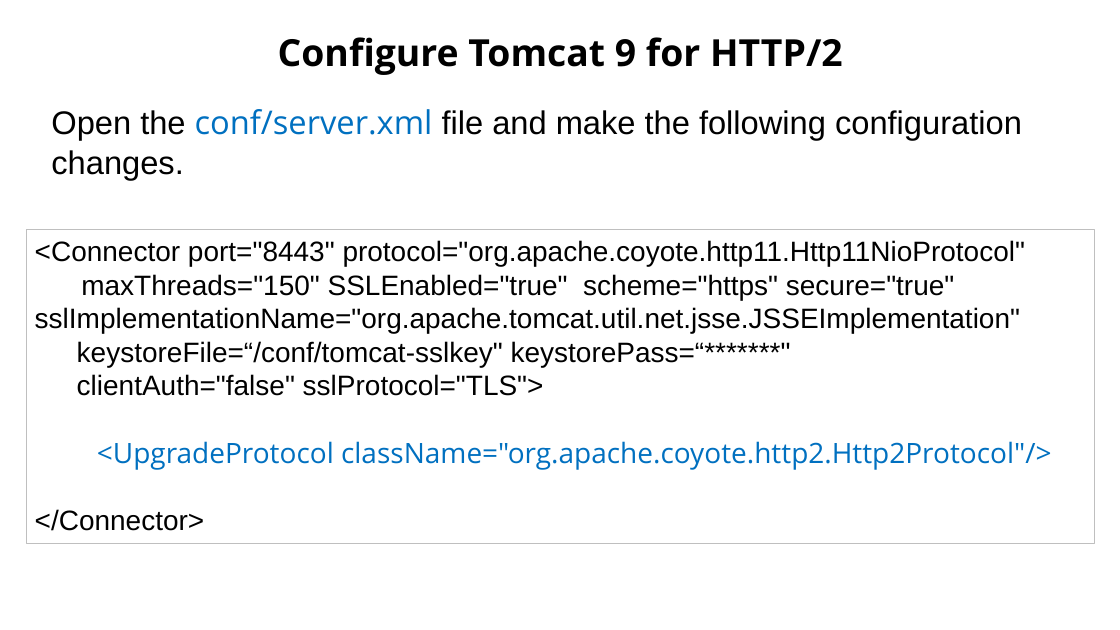
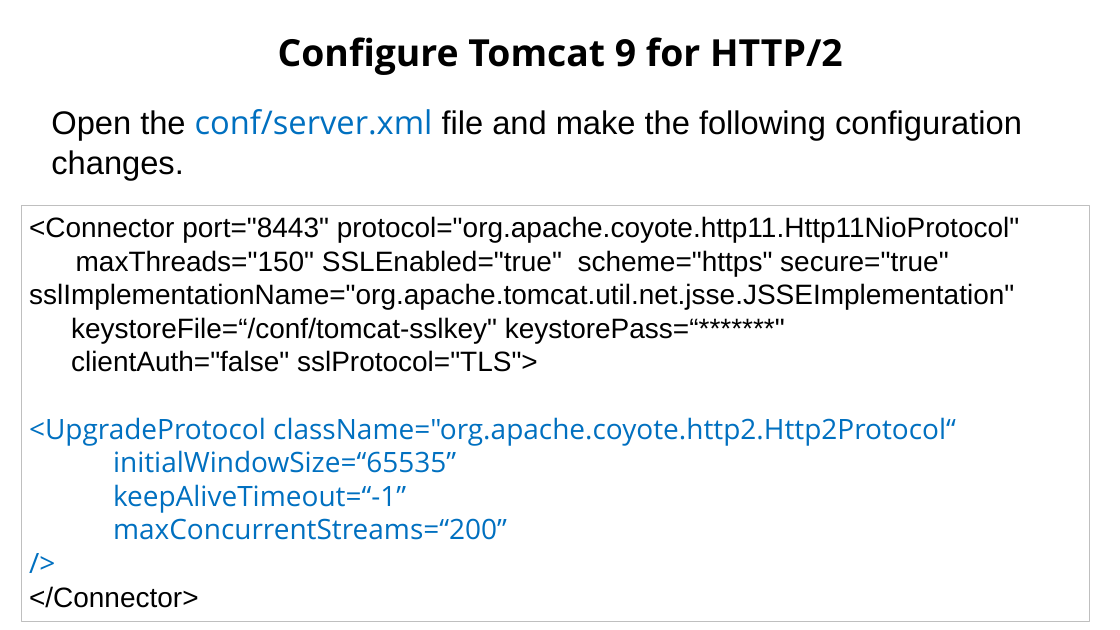
Before and after one commit to Zenon8/http2-inv, a slide deck: slide 53 of presentation/Http2 - Kotlin.pptx. Drawn at 1120x630 pixels with LibreOffice and Linux fonts; fonts in the diff are those of the drawing; background and template pictures are left out. Boxes give left, top, right and bottom in pixels: in the first picture for what was removed or moved away, otherwise in the second. Text is boxed around its words. In the diff, an @@ line names an element or a change of style, - is before the commit and + after.

Commit message:
Add slides to presentation

```diff
--- a/presentation/Http2 - Kotlin.pptx
+++ b/presentation/Http2 - Kotlin.pptx
@@ rectangle "<Connector port="8443" protocol="org.apache.coyote.http11.Ht ..." resized from (x1=27, y1=229, x2=1096, y2=544) to (x1=21, y1=205, x2=1090, y2=621) @@
@@ text in rectangle at (x1=29, y1=417, x2=956, y2=540): text changed @@
-<UpgradeProtocol className="org.apache.coyote.http2.Http2Protocol"/>
+<UpgradeProtocol className="org.apache.coyote.http2.Http2Protocol“
+initialWindowSize=“65535”
+keepAliveTimeout=“-1”
+maxConcurrentStreams=“200”
+/>
@@ ellipse removed at (x1=1050, y1=575, x2=1087, y2=612) @@
```
Also in this commit, not shown: 7 other slides changed, 7 slides added, 5 slides removed, 2 other files.
